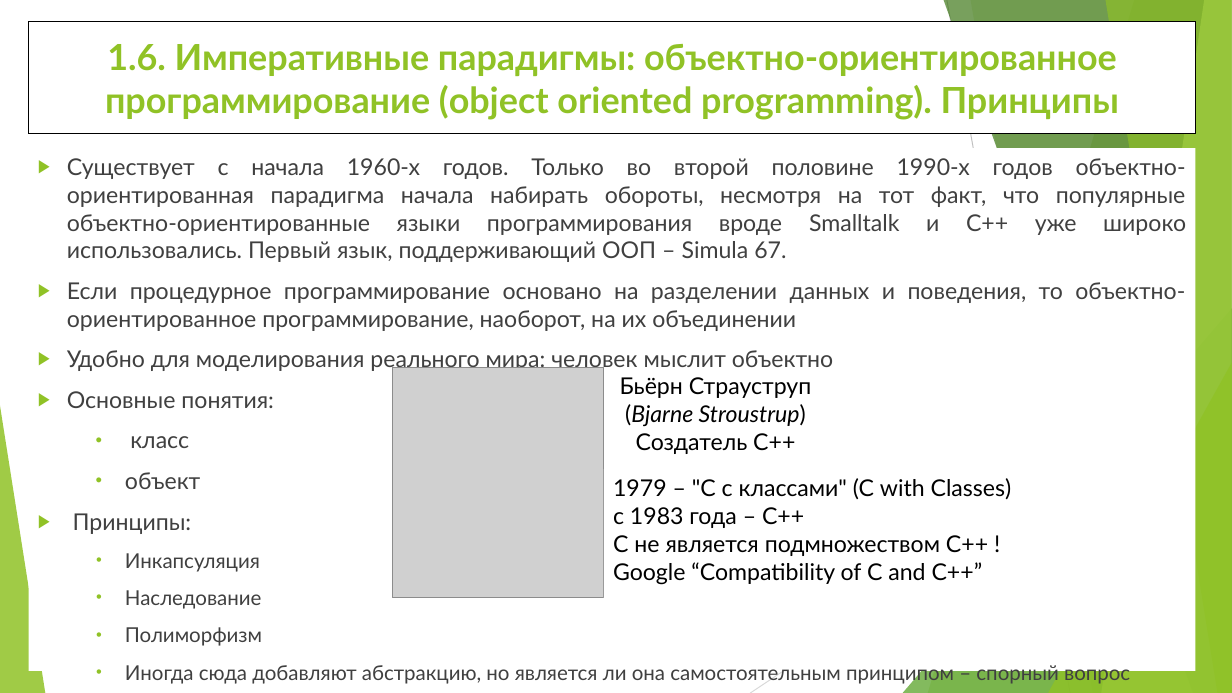
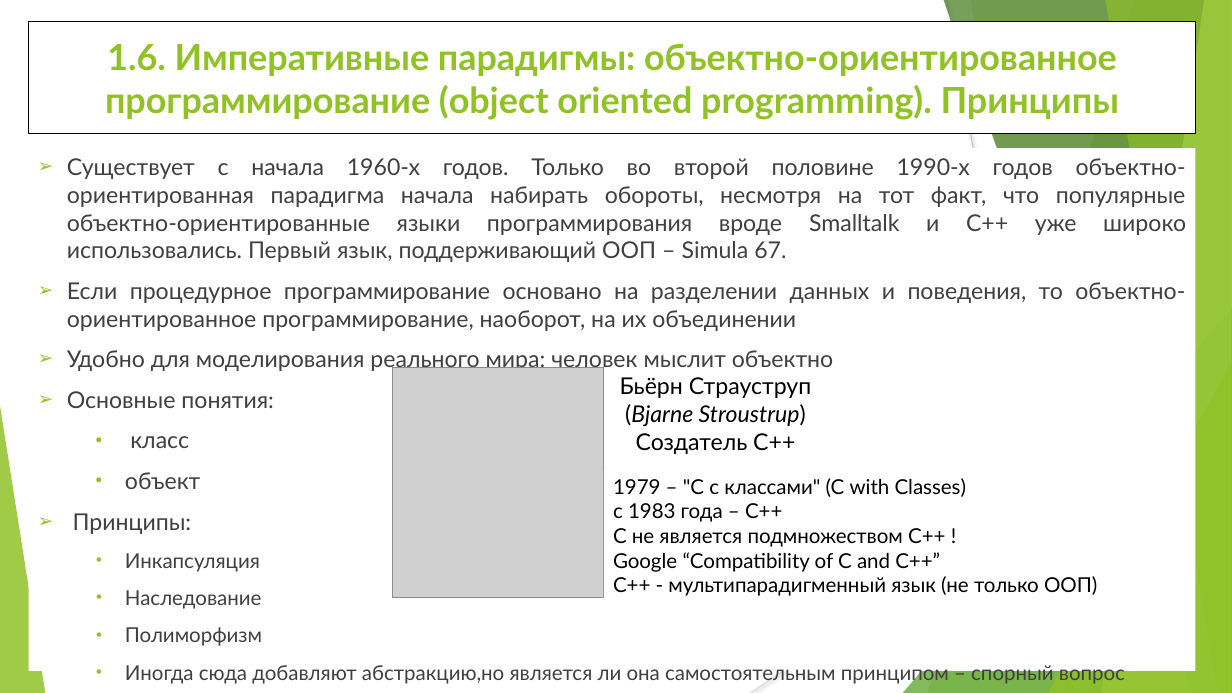
Before and after one commit to WhiteCatStudies/lectures, a slide deck: slide 17 of pt1/lectures/lecture1/lecture1.pptx. Drawn at 1232x693 pixels with LibreOffice and Linux fonts; fonts in the diff are those of the drawing; grey boxes stand for pictures. Boxes give left, top, right and bottom in pixels: in the first picture for what was removed or moved away, otherwise in the second. Text is boxed around its words. In the diff, an @@ line names an element or a change of style, - is before the commit and + after.

```diff
--- a/pt1/lectures/lecture1/lecture1.pptx
+++ b/pt1/lectures/lecture1/lecture1.pptx
@@ text at (x1=67, y1=158, x2=1186, y2=534): bullet ▶ to ➢ @@
@@ text at (x1=613, y1=478, x2=967, y2=572): size 18 to 16 pt in "1979 – "С с классами" (С with ...", "с 1983 года – C++", "С не является подмножеством С++ !", "Google “Compatibility of C and C++”" @@
@@ text at (x1=613, y1=576, x2=1097, y2=596): paragraph added @@
+C++ - мультипарадигменный язык (не только ООП)
@@ text at (x1=125, y1=662, x2=1125, y2=685): spaces changed @@
-  • Иногда сюда добавляют абстракцию, но является ли она самостоятельным принципом – спорный вопрос
+  • Иногда сюда добавляют абстракцию,но является ли она самостоятельным принципом – спорный вопрос
```
Also in this commit, not shown: 26 other slides changed, 3 other files.
